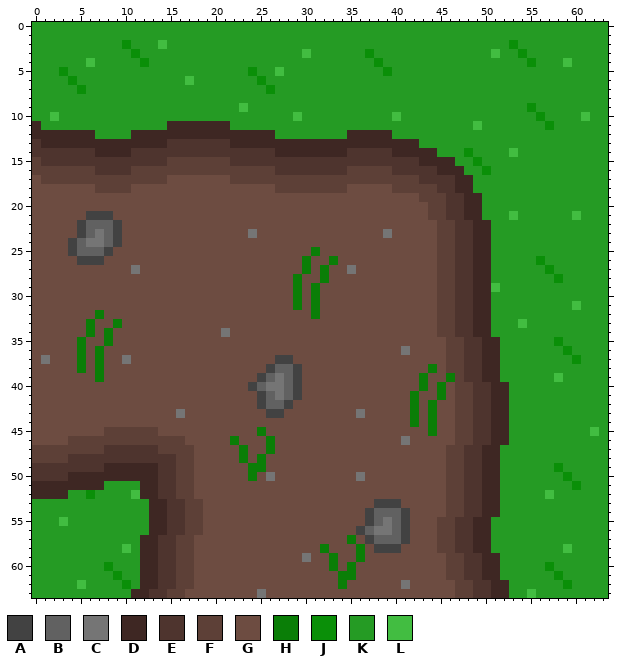
Two versions of one pixel-art sprite, graphics/gras/path_l-d.png. Above: the version before the commit.
The file is 64x64 pixels.
Palette (. is transparent): A #424242  B #616161  C #757575  D #3e2723  E #4e342e  F #5d4037  G #6d4c41  H #0a7e07  J #0a8f08  K #259b24  L #42bd41
Now the later version:
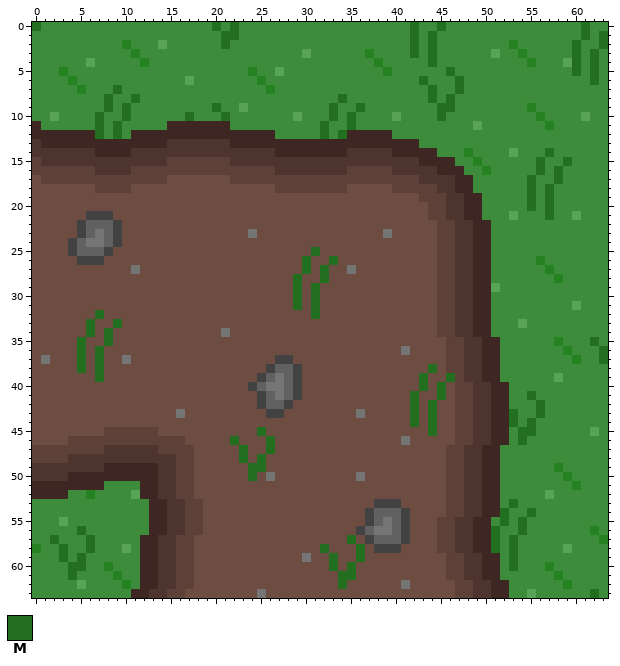
Colours new in this view: M #226f1f
Edits made:
Colour J changes from #0a8f08 to #258221.
Colour K changes from #259b24 to #3c8c3b.
Colour L changes from #42bd41 to #58a456.
Colour J replaces colour K in row 56 at x 62; in row 57 at x 63; in row 58 at x 0.
Colour M replaces colour H in row 25 at x 31; in row 26 at x 30 and 33; in row 27 at x 30 and 32; in row 28 at x 29 and 32; in rows 29 to 31 at x 29 and 31; in row 32 at x 7 and 31.
Colour M replaces colour H in row 33 at x 6 and 9; in row 34 at x 6 and 8; in row 35 at x 5 and 8; in rows 36 to 37 at x 5 and 7; in row 38 at x 5, 7 and 44; in row 39 at x 7, 43 and 46.
Colour M replaces colour H in row 40 at x 43 and 45; in row 41 at x 42 and 45; in rows 42 to 44 at x 42 and 44; in row 45 at x 25 and 44; in row 46 at x 22 and 26; in row 47 at x 23 and 26.
Colour M replaces colour H in row 48 at x 23 and 25; in row 49 at x 24 to 25; in row 50 at x 24; in row 57 at x 35; in row 58 at x 32 and 36; in row 59 at x 33 and 36.
Colour M replaces colour H in row 60 at x 33 and 35; in row 61 at x 34 to 35; in row 62 at x 34.
Colour M replaces colour K in row 0 at x 0, 20, 22, 42, 45 and 61; in row 1 at x 21 to 22, 42, 44, 61 and 63; in row 2 at x 21, 42, 44, 60 and 63; in row 3 at x 42, 44, 60 and 62; in row 4 at x 44, 60 and 62; in row 5 at x 46, 60 and 62.
Colour M replaces colour K in row 6 at x 43, 47 and 62; in row 7 at x 9, 44 and 47; in row 8 at x 8, 11, 34, 44 and 46; in row 9 at x 8, 10, 20, 33, 36 and 45 to 46; in row 10 at x 7, 10, 17, 21, 33, 35 and 45; in row 11 at x 7, 9, 32 and 35.
Colour M replaces colour K in row 12 at x 7, 9, 32 and 34; in row 14 at x 57; in row 15 at x 56 and 59; in row 16 at x 56 and 58; in row 17 at x 55 and 58; in rows 18 to 20 at x 55 and 57.
Colour M replaces colour K in row 21 at x 57; in row 35 at x 62; in rows 36 to 37 at x 63; in row 41 at x 55; in row 42 at x 56; in row 43 at x 53 and 56.
Colour M replaces colour K in row 44 at x 53 and 55; in row 45 at x 54 to 55; in row 46 at x 54; in row 53 at x 53; in row 54 at x 52 and 55; in row 55 at x 52 and 54.
Colour M replaces colour K in row 56 at x 5, 51 and 54; in row 57 at x 2, 6, 51 and 53; in row 58 at x 3, 6, 51 and 53; in row 59 at x 3, 5 and 53; in row 60 at x 4 to 5 and 53; in row 61 at x 4.
Colour M replaces colour K in row 63 at x 62.
Boxes around the changes in both pictures, in picture pixels (x1, y1, x2, y2):
changed: (32, 22, 608, 598)
